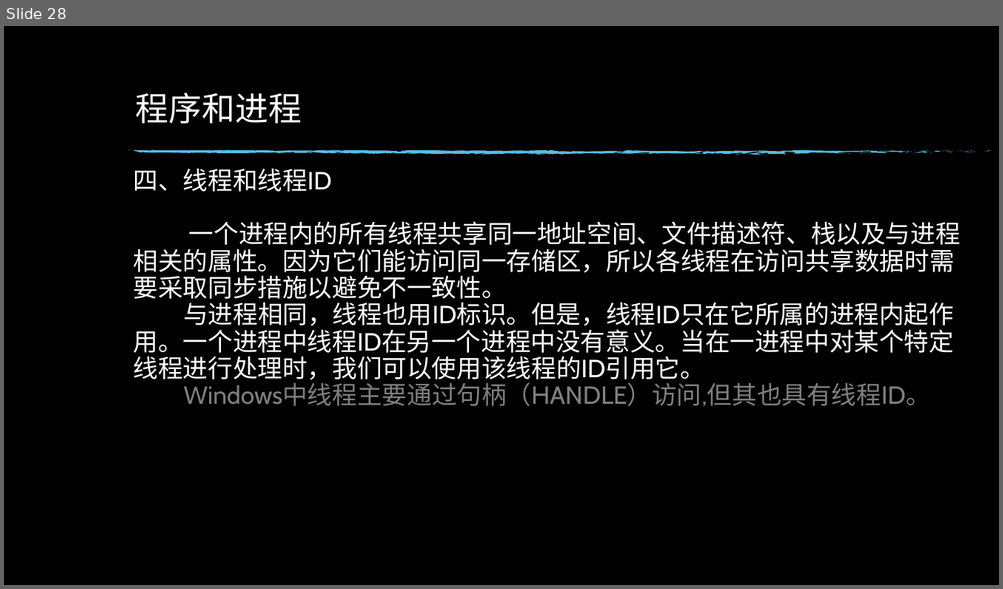
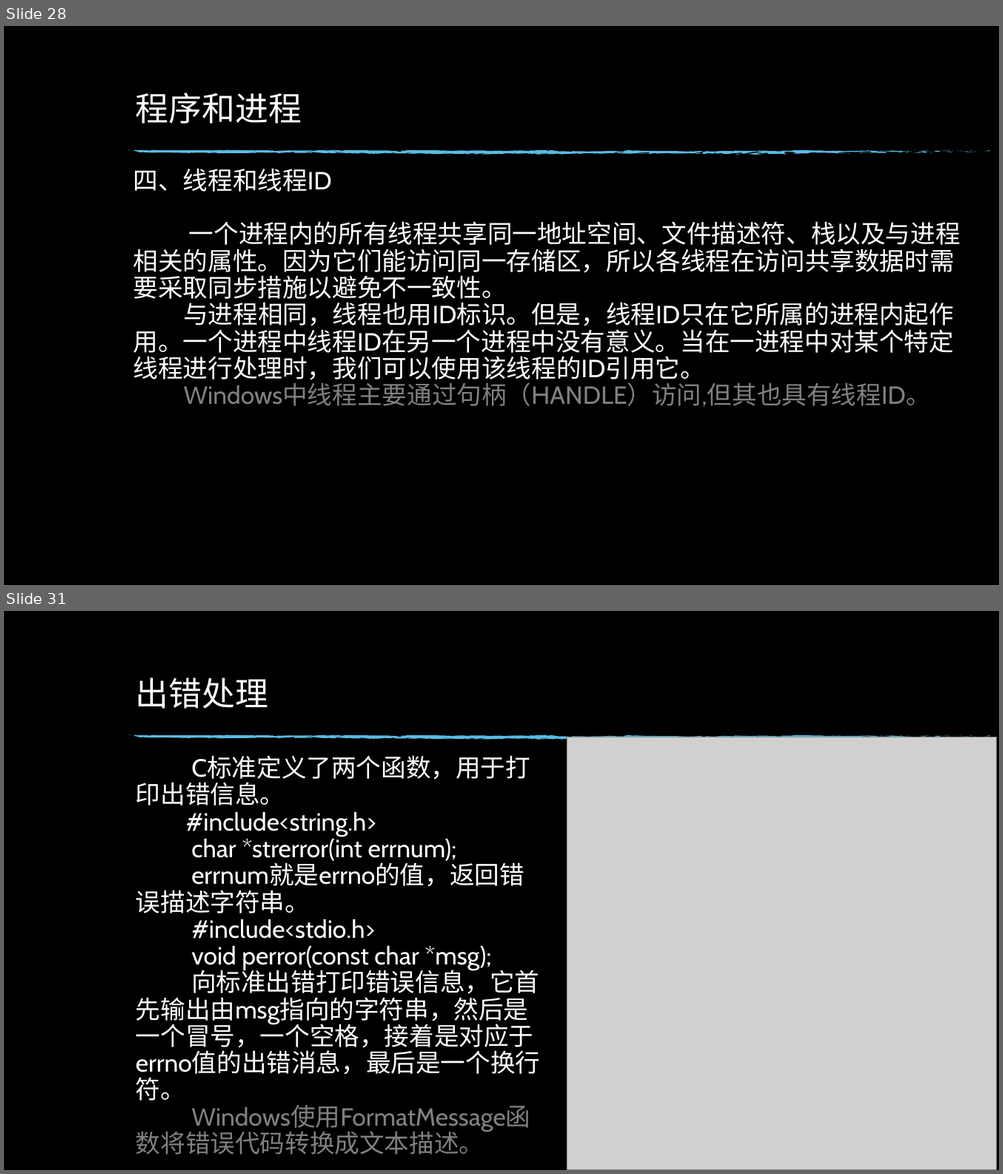
Before and after one commit to hym-dn/APUE, a slide deck: Doc/UNIX开发01.pptx. Shown one above the other, each under a label of ours: slide 28 before the commit, slides 28 and 31 after it; the slides between them are not shown. The pictures are 1003x589 and 1003x1174 pixels, drawn with LibreOffice and Linux fonts; fonts in the diff are those of the drawing; grey boxes stand for pictures; background and template pictures are left out. Boxes give left, top, right and bottom in pixels: in the first picture for what was removed or moved away, otherwise in the second. Text is boxed around its words. In the diff, an @@ line names an element or a change of style, - is before the commit and + after.

```diff
--- a/Doc/UNIX开发01.pptx
+++ b/Doc/UNIX开发01.pptx
@@ slide 31 added at (x1=4, y1=611, x2=999, y2=1170), background picture (left out); not listed: 73 template elements that a slide beside it also shows @@
@@ title added at (x1=136, y1=678, x2=268, y2=709), 32 pt, text #FFFFFF @@
+出错处理
@@ picture added at (x1=567, y1=738, x2=996, y2=1170) @@
@@ text added at (x1=136, y1=756, x2=540, y2=1155), 24 pt, text #FFFFFF @@
+C标准定义了两个函数，用于打印出错信息。
+#include<string.h>
+char *strerror(int errnum);
+errnum就是errno的值，返回错误描述字符串。
+#include<stdio.h>
+void perror(const char *msg);
+向标准出错打印错误信息，它首先输出由msg指向的字符串，然后是一个冒号，一个空格，接着是对应于errno值的出错消息，最后是一个换行符。
+Windows使用FormatMessage函数将错误代码转换成文本描述。
```
Also in this commit, not shown: 6 other slides added, 1 slide removed.
